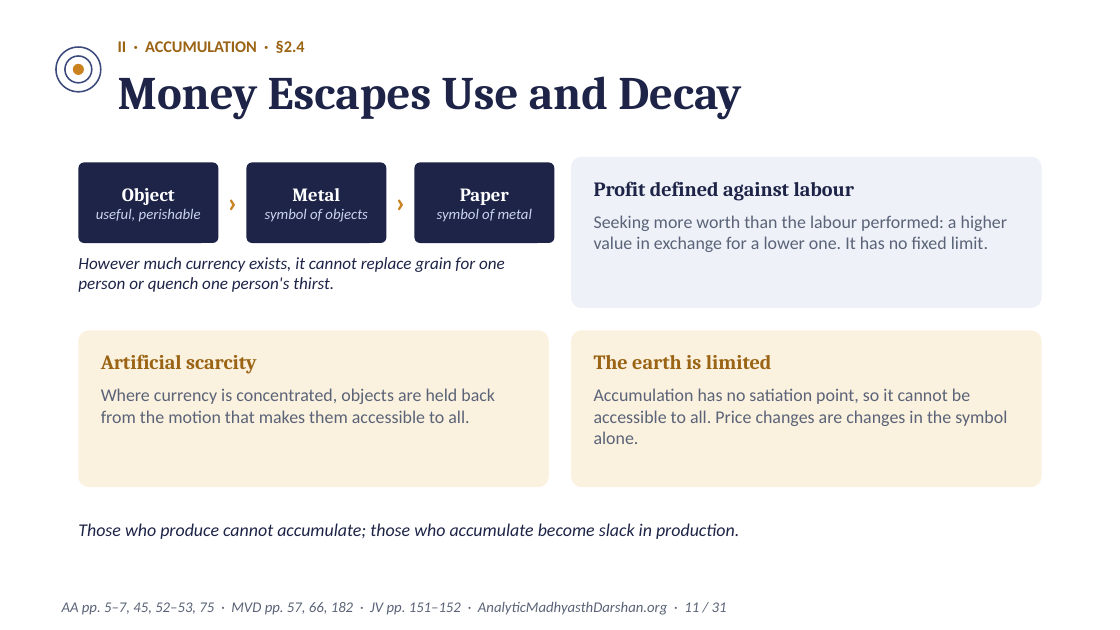
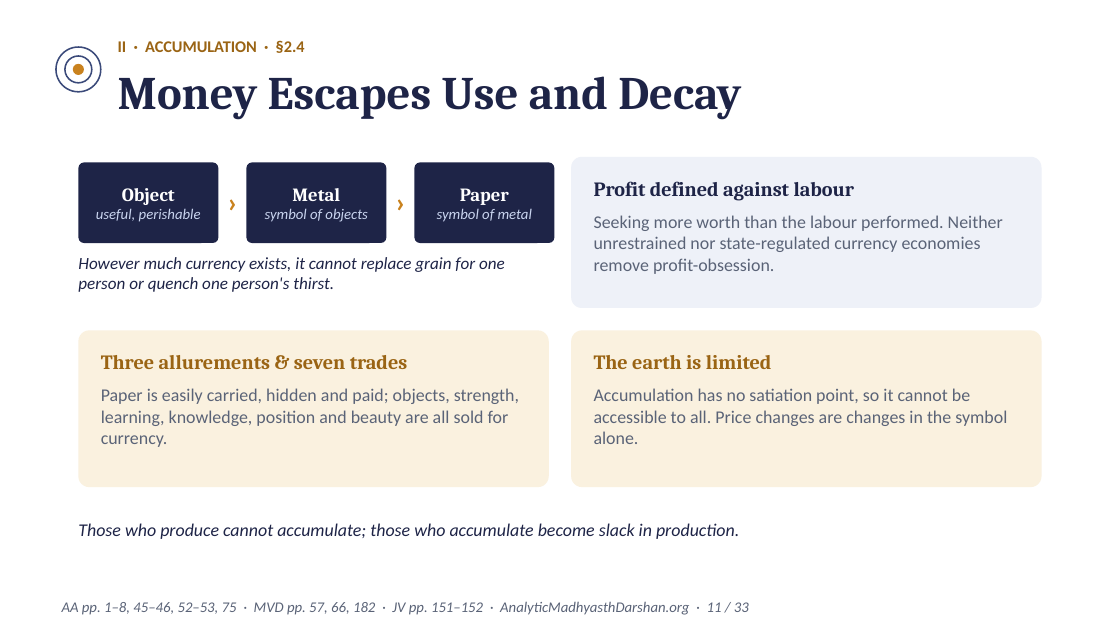
Before and after one commit to raghavamohan/AnalyticMadhyasthDarshan, a slide deck: slide 11 of Studies/Prosperity-Economics-And-Right-Use/Prosperity-Economics-And-Right-Use-Madhyasth-Darshan.pptx. Drawn at 1120x630 pixels with LibreOffice and Linux fonts; fonts in the diff are those of the drawing. Boxes give left, top, right and bottom in pixels: in the first picture for what was removed or moved away, otherwise in the second. Text is boxed around its words. In the diff, an @@ line names an element or a change of style, - is before the commit and + after.

```diff
--- a/Studies/Prosperity-Economics-And-Right-Use/Prosperity-Economics-And-Right-Use-Madhyasth-Darshan.pptx
+++ b/Studies/Prosperity-Economics-And-Right-Use/Prosperity-Economics-And-Right-Use-Madhyasth-Darshan.pptx
@@ text at box(594, 215, 1003, 274): text changed @@
-Seeking more worth than the labour performed: a higher value in exchange for a lower one. It has no fixed limit.
+Seeking more worth than the labour performed. Neither unrestrained nor state-regulated currency economies remove profit-obsession.
@@ text at box(101, 355, 408, 369): text changed @@
-Artificial scarcity
+Three allurements & seven trades
@@ text at box(101, 388, 519, 447): text changed @@
-Where currency is concentrated, objects are held back from the motion that makes them accessible to all.
+Paper is easily carried, hidden and paid; objects, strength, learning, knowledge, position and beauty are all sold for currency.
@@ text at box(62, 602, 749, 615): text changed @@
-AA pp. 5–7, 45, 52–53, 75 · MVD pp. 57, 66, 182 · JV pp. 151–152 · AnalyticMadhyasthDarshan.org · 11 / 31
+AA pp. 1–8, 45–46, 52–53, 75 · MVD pp. 57, 66, 182 · JV pp. 151–152 · AnalyticMadhyasthDarshan.org · 11 / 33
```
Also in this commit, not shown: 30 other slides changed, 2 slides added, 16 other files.
